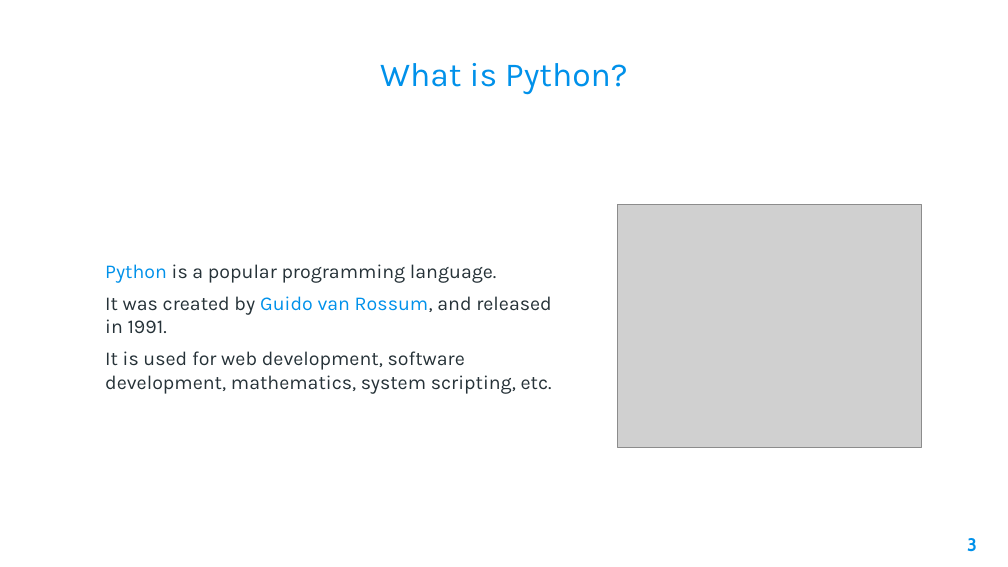
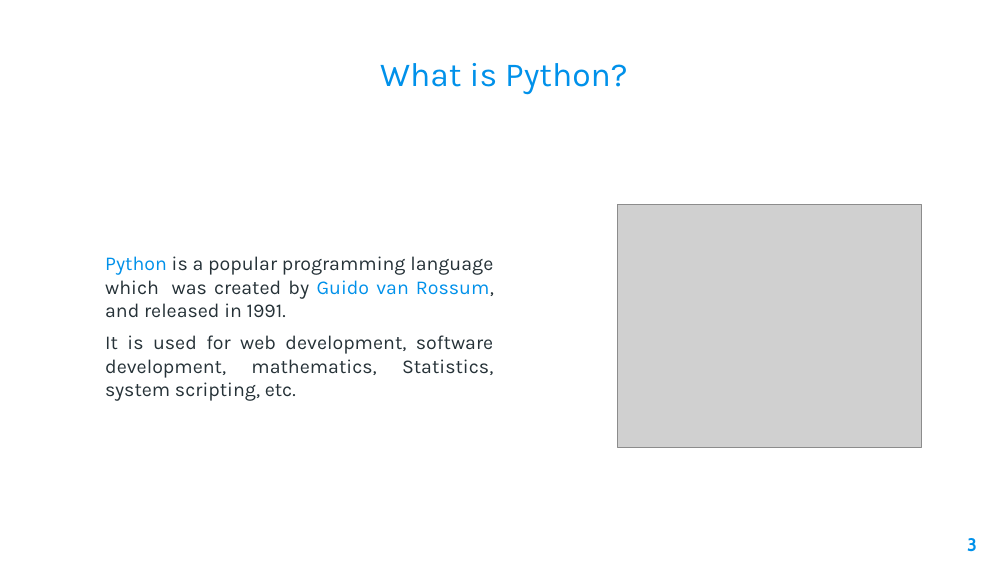
Before and after one commit to AleeRezaa/learn-python, a slide deck: slide 3 of 1 Python Basics.pptx. Drawn at 1008x567 pixels with LibreOffice and Linux fonts; fonts in the diff are those of the drawing; grey boxes stand for pictures; background and template pictures are left out. Boxes give left, top, right and bottom in pixels: in the first picture for what was removed or moved away, otherwise in the second. Text is boxed around its words. In the diff, an @@ line names an element or a change of style, - is before the commit and + after.

```diff
--- a/1 Python Basics.pptx
+++ b/1 Python Basics.pptx
@@ text at (x1=105, y1=256, x2=494, y2=401): text changed @@
-Python is a popular programming language.
-It was created by Guido van Rossum, and released in 1991.
-It is used for web development, software development, mathematics, system scripting, etc.
+Python is a popular programming language which was created by Guido van Rossum, and released in 1991.
+It is used for web development, software development, mathematics, Statistics, system scripting, etc.
```
Also in this commit, not shown: 33 other slides changed, 1 other file.
